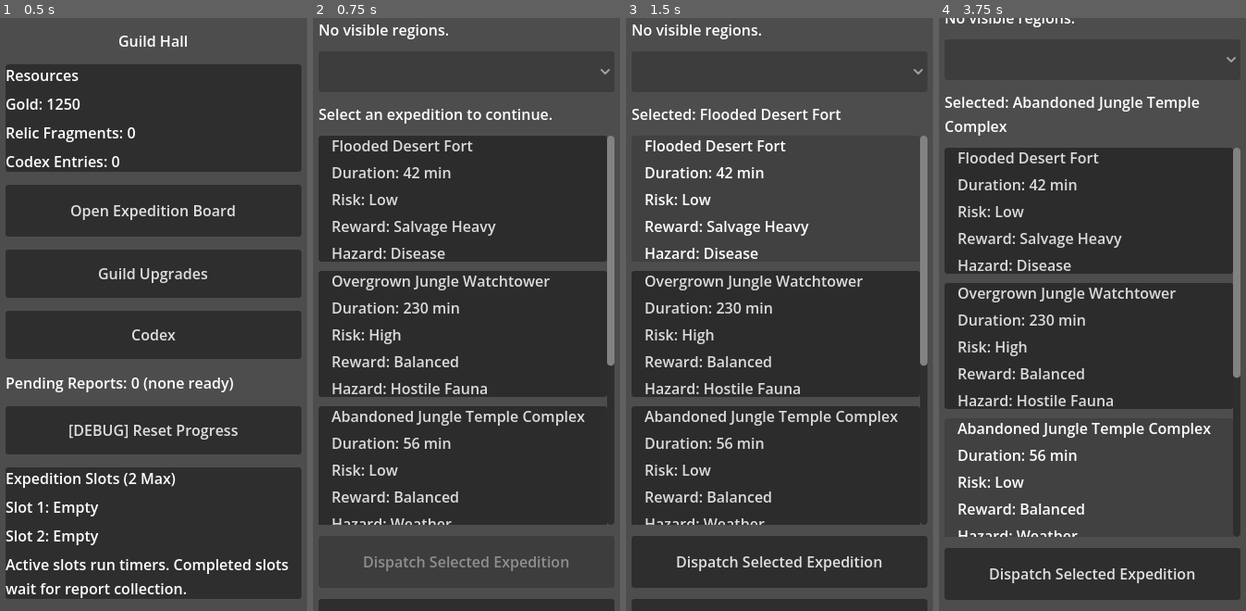
Above: before the commit, frames 1-4 (left to right).
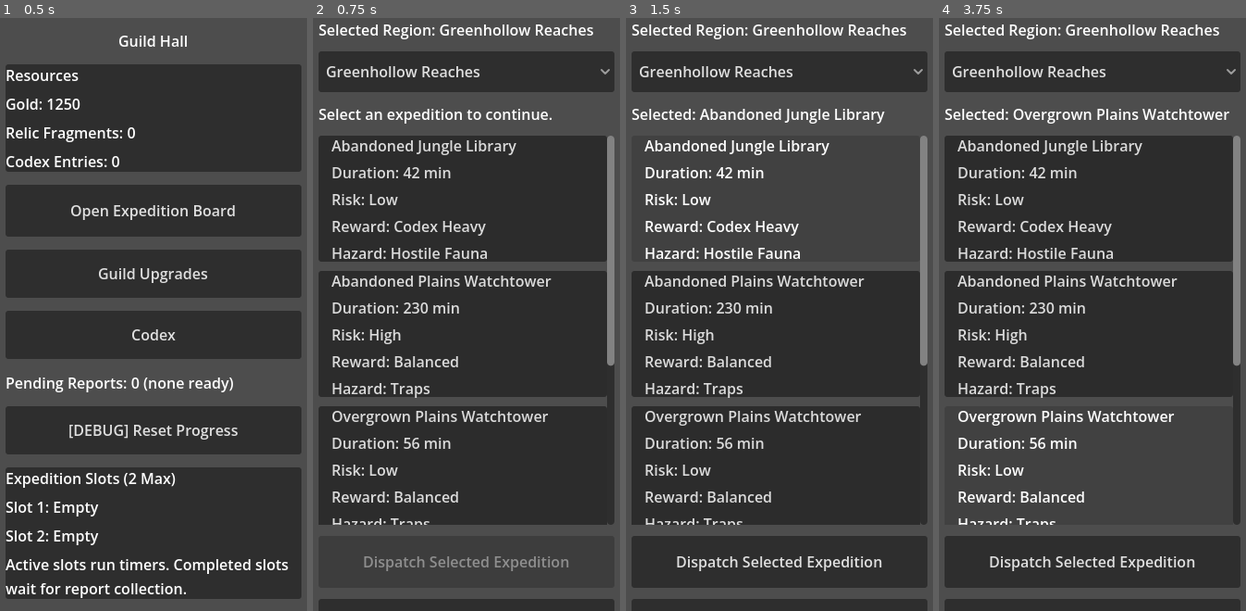
Above: after the commit, the same moments.

Repository: Navandis/expedition-guild-idle
Game: Godot game, scene res://scenes/main/Main.tscn
The game is run twice, just before and just after one commit, with the same random seed, the same clock (stepped at 60 frames per second) and the same inputs.
Inputs (mouse positions are in pixels of both pictures, inside the frame that each line leads up to):
- Up to frame 1 (0.5 s): no input
- Up to frame 2 (0.75 s): click "Open Expedition Board" at 0.5 s
- Up to frame 3 (1.5 s): click (776, 195) at 1.25 s
- Up to frame 4 (3.75 s): click (1092, 71) at 2 s, where only the run after the commit has a clickable "Greenhollow Reaches"; click (1089, 332) at 2.77 s; click (1089, 468) at 3.52 s

Frame 1 is identical in both runs. In frame 2, 4.9% of the frame differs, in the area x 1-92%, y 1-86%; in frame 3, 5.6%; in frame 4, 27%, in the area x 1-99%, y 0-100%.
Error before the commit: Invalid type in function 'load_array' in base 'RefCounted (JsonLoader)'. The array of argument 2 (Array) does not have the same element type as the expected ty…

Commit message:
Fix typed array constants for region JSON loading

Diff:
--- a/scripts/systems/RegionSystem.gd
+++ b/scripts/systems/RegionSystem.gd
@@ -9,7 +9,7 @@
 
 # Required keys for each authored region entry. We keep this explicit so bad JSON
 # falls back safely instead of crashing runtime flow.
-const REQUIRED_REGION_KEYS := [
+const REQUIRED_REGION_KEYS: Array[String] = [
 	"id",
 	"display",
 	"theme",
@@ -68,7 +68,7 @@
 ]
 
 # Save payload keys for per-region player progress.
-const PLAYER_PROGRESS_KEYS := [
+const PLAYER_PROGRESS_KEYS: Array[String] = [
 	"is_visible",
 	"is_unlocked",
 	"expeditions_completed",
